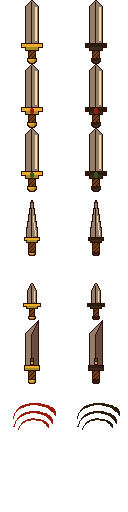
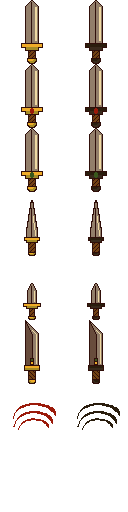
Two versions of the same layered image (128×512). Layer-by-layer changes:
painted on "Background" over [25, 320, 103, 382]
